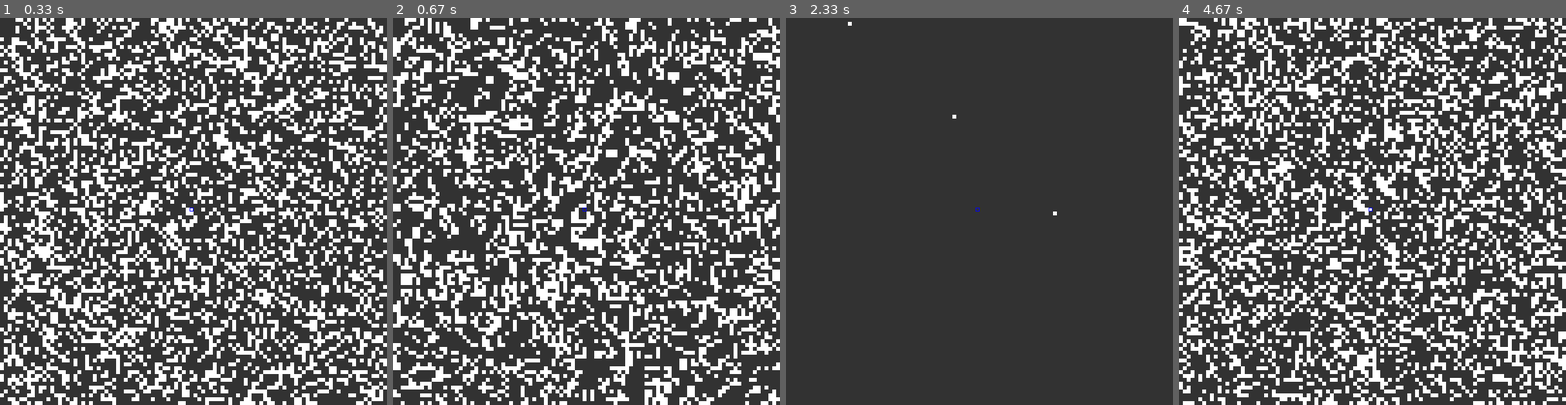
Above: before the commit, frames 1-4 (left to right).
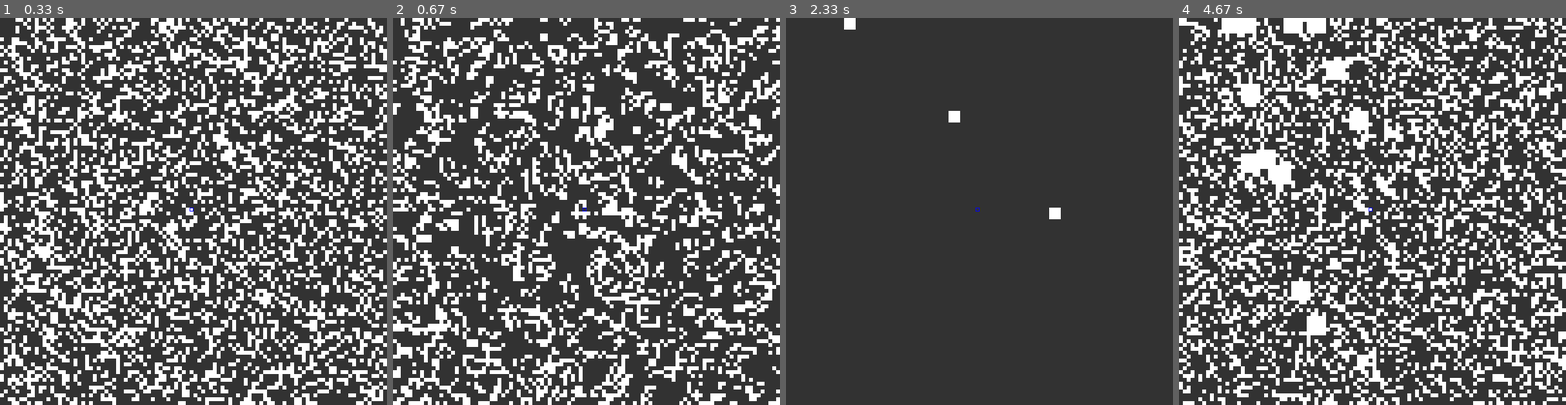
Above: after the commit, the same moments.

Repository: EricSvebakk/Projects
Game: pygame game, started from Python/02-graphical/pygame/game of life/ver2/main.py
The game is run twice, just before and just after one commit, with the same random seed, the same clock (stepped at 60 frames per second) and the same inputs.
Inputs (mouse positions are in pixels of both pictures, inside the frame that each line leads up to):
- Up to frame 1 (0.33 s): no input
- Up to frame 2 (0.67 s): tap Space at 0.33 s
- Up to frame 3 (2.33 s): hold C 0.67-1.13 s; hold Right 0.67-1.13 s; move the mouse to (875, 223) at 0.7 s; press the mouse at (844, 323) at 1.2 s; move the mouse to (925, 308) at 1.3 s; release the mouse at (1010, 292) at 1.43 s; tap Space at 1.57 s; move the mouse to (847, 21) at 1.97 s; press the mouse at (847, 21) at 2 s; move the mouse to (952, 118) at 2.1 s; release the mouse at (1056, 215) at 2.23 s
- Up to frame 4 (4.67 s): hold R 2.33-2.8 s; hold Right 2.33-2.8 s; press the mouse at (1248, 25) at 2.87 s; move the mouse to (1248, 91) at 2.97 s; release the mouse at (1248, 161) at 3.1 s; press the mouse at (1318, 25) at 3.5 s; move the mouse to (1337, 72) at 3.6 s; release the mouse at (1357, 118) at 3.73 s; press the mouse at (1248, 25) at 3.87 s; move the mouse to (1279, 172) at 3.97 s; release the mouse at (1314, 323) at 4.1 s; press the mouse at (1233, 25) at 4.27 s; move the mouse to (1264, 157) at 4.37 s; release the mouse at (1302, 292) at 4.5 s; press the mouse at (1295, 25) at 4.6 s

Frame 1 is identical in both runs. In frame 2, 38% of the frame differs, in the area x 0-100%, y 0-100%; in frame 3, 0.2%; in frame 4, 1.6%.

Commit message:
Updated Game of Life
* Added brush-sizes
* Added instructions
* Moved print-statements from main.py to gameboard.py

Diff:
--- a/Python/02-graphical/pygame/game of life/ver2/gameboard.py
+++ b/Python/02-graphical/pygame/game of life/ver2/gameboard.py
@@ -18,7 +18,7 @@
 		self._cols = size
 		self._grid = []
 
-		self._updateFrequency = 5
+		self._updateFrequency = 10
 		self._pauseFrequency = 80
 		self._pygame.FPS = self._pauseFrequency
 		self._allowUpdate = True
@@ -26,6 +26,8 @@
 		self._wrapAround = wrapAround
 
 		self._mouseMode = 1
+
+		self._selectSize = 0
 
 		self._selectedCellX = 0
 		self._selectedCellY = 0
@@ -58,23 +60,72 @@
 
 				self._grid[y].append(cell)
 
+		print("Board regenerated!")
+
+	def showFPS(self):
+		print(f"current FPS: {self._updateFrequency}")
+
+	def showBrushSize(self):
+		print(f"current size: {self._selectSize+1}")
+
 	def pause(self):
 		self._allowUpdate = True
 		self._pygame.FPS = self._pauseFrequency
+		print(f"board stopped")
+		print(f"========================")
+		print(f"q : quit program")
+		print(f"c : clear board")
+		print(f"r : randomize board")
+		print()
+		print(f"up    : increase speed")
+		print(f"down  : decrease speed")
+		print(f"space : pause / unpause")
+		print(f"left  : increase brush")
+		print(f"right : decrease brush")
+		print(f"========================")
 
 	def unpause(self):
+		self._allowUpdate = False
 		self._pygame.FPS = self._updateFrequency
-		self._allowUpdate = False
+		print(f"board running")
 
 	def isPaused(self):
 		return self._allowUpdate
 
 	def updateFrequency(self, increment):
-		self._updateFrequency += increment
+
+		if (increment > 0):
+			if (self._updateFrequency >= 30):
+				print(f"speed not increased")
+			else:
+				self._updateFrequency += increment
+				print(f"speed increased")
+
+		else:
+			if (self._updateFrequency <= 1):
+				print(f"speed not decreased")
+			else:
+				self._updateFrequency += increment
+				print(f"speed decreased")
+
 		self._pygame.FPS = self._updateFrequency
 
-	def getFrequency(self):
-		return self._updateFrequency
+	def increaseSelectSize(self):
+
+		if (self._selectSize >= 5):
+			print(f"Brush size not increased")
+		else:
+			self._selectSize += 1
+			print(f"Brush size increased")
+
+
+	def decreaseSelectSize(self):
+
+		if (self._selectSize <= 0):
+			print(f"Brush size not decreased")
+		else:
+			self._selectSize -= 1
+			print(f"Brush size decreased")
 
 	# A method for drawing the current state of the board
 	def drawBoard(self, screen, debug=False):
@@ -126,6 +177,8 @@
 				self._grid[y][x].dead()
 				self._grid[y][x].unlock()
 
+		print("Board cleared")
+
 	# A method which returns all neighbouring cells to a specified cell-position
 	def findNeighbours(self, xC:int, yC:int) -> list:
 
@@ -239,6 +292,19 @@
 				y1 = y * cHeight
 				x2 = x1 + cWidth
 				y2 = y1 + cHeight
+
+				if (x > 1):
+					x1 -= self._selectSize * cWidth
+
+				if (y > 1):
+					y1 -= self._selectSize * cHeight
+
+				if (x < self._rows):
+					x2 += self._selectSize * cWidth
+
+				if (y < self._cols):
+					y2 += self._selectSize * cHeight
+
 				obj = self._grid[y][x]
 
 				if mouseX >= x1 and mouseX < x2:
--- a/Python/02-graphical/pygame/game of life/ver2/main.py
+++ b/Python/02-graphical/pygame/game of life/ver2/main.py
@@ -1,7 +1,6 @@
 
 from gameboard import Gameboard
-from cell import Cell
-from os import system as sys, environ
+from os import system as sys
 import pygame
 
 
@@ -10,10 +9,10 @@
 pygame.display.set_caption("Game of Life")
 
 
-# Game of Life: S23/B3
-# Day & night:  S24678/B3678
-# Seed:         S/B2
-# Gnarl:        S1/B1
+# Game of Life : S23 / B3
+# Day & night  : S24678 / B3678
+# Seed         : S / B2
+# Gnarl        : S1 / B1
 gameboard = Gameboard(pygame, 100, [2,3], [3], True)
 
 
@@ -30,21 +29,25 @@
 pygame.display.flip()
 
 
-# Gameloop
+# gameloop
 while running:
 
 	for event in pygame.event.get():
 
+		# Ends gameloop
 		if event.type == pygame.QUIT:
 			running = False
 
 		elif event.type == pygame.MOUSEBUTTONDOWN:
+
+			# left-click adds living cells
 			if event.button == 1:
 				dragging = True
 				(xPos, yPos) = pygame.mouse.get_pos()
 				gameboard.setMouseMode(1)
 				gameboard.selectWithMouse(xPos, yPos)
 
+			# right-click clears cells
 			elif event.button == 3:
 				dragging = True
 				(xPos, yPos) = pygame.mouse.get_pos()
@@ -57,55 +60,57 @@
 				gameboard.selectWithMouse(xPos, yPos)
 
 		elif event.type == pygame.MOUSEBUTTONUP:
-			if event.button == 1:
+			if event.button == 1 or event.button == 3:
 				dragging = False
 
 		elif event.type == pygame.KEYDOWN:
 			sys("cls")
 
+			# Ends gameloop
 			if event.key == pygame.K_q:
 				running = False
 
+			# clears all cells
 			elif event.key == pygame.K_c:
 				gameboard.clearBoard()
-				print("Board cleared")
 
+			# randomizes all cells
 			elif event.key == pygame.K_r:
 				gameboard.generate()
-				print("Board regenerated!")
 
-			# elif event.key == pygame.K_1:
-			# 	gameboard.setMouseMode(1)
+			# increases brush size
+			elif event.key == pygame.K_RIGHT:
+				gameboard.increaseSelectSize()
+				gameboard.showBrushSize()
 
-			# elif event.key == pygame.K_2:
-			# 	gameboard.setMouseMode(2)
+			# decreases brush size
+			elif event.key == pygame.K_LEFT:
+				gameboard.decreaseSelectSize()
+				gameboard.showBrushSize()
 
-			# elif event.key == pygame.K_3:
-			# 	gameboard.setMouseMode(3)
+			# increments timestep of gameloop
+			elif event.key == pygame.K_UP:
+				gameboard.updateFrequency(1)
+				gameboard.showFPS()
 
+			# decrements timestep of gameloop
+			elif event.key == pygame.K_DOWN:
+				gameboard.updateFrequency(-1)
+				gameboard.showFPS()
+
+			# pauses/unpauses gameloop
 			elif event.key == pygame.K_SPACE:
+				gameboard.showFPS()
 				if gameboard.isPaused():
 					gameboard.unpause()
-					print(f"board running ({pygame.FPS})")
 				else:
 					gameboard.pause()
-					print(f"board stopped ({pygame.FPS})")
-
-			elif event.key == pygame.K_UP:
-				gameboard.updateFrequency(1)
-				print(f"speed increased (FPS:{gameboard.getFrequency()})")
-
-			elif event.key == pygame.K_DOWN:
-				if gameboard.getFrequency() <= 1:
-					print(f"speed not decreased (FPS:{gameboard.getFrequency()})")
-				else:
-					gameboard.updateFrequency(-1)
-					print(f"speed decreased (FPS:{gameboard.getFrequency()})")
 
 		screen.fill(backgroundColour)
 		gameboard.drawBoard(screen)
 		pygame.display.flip()
 
+	# updates board logic and content
 	if not gameboard.isPaused():
 		gameboard.update()
 		screen.fill(backgroundColour)
